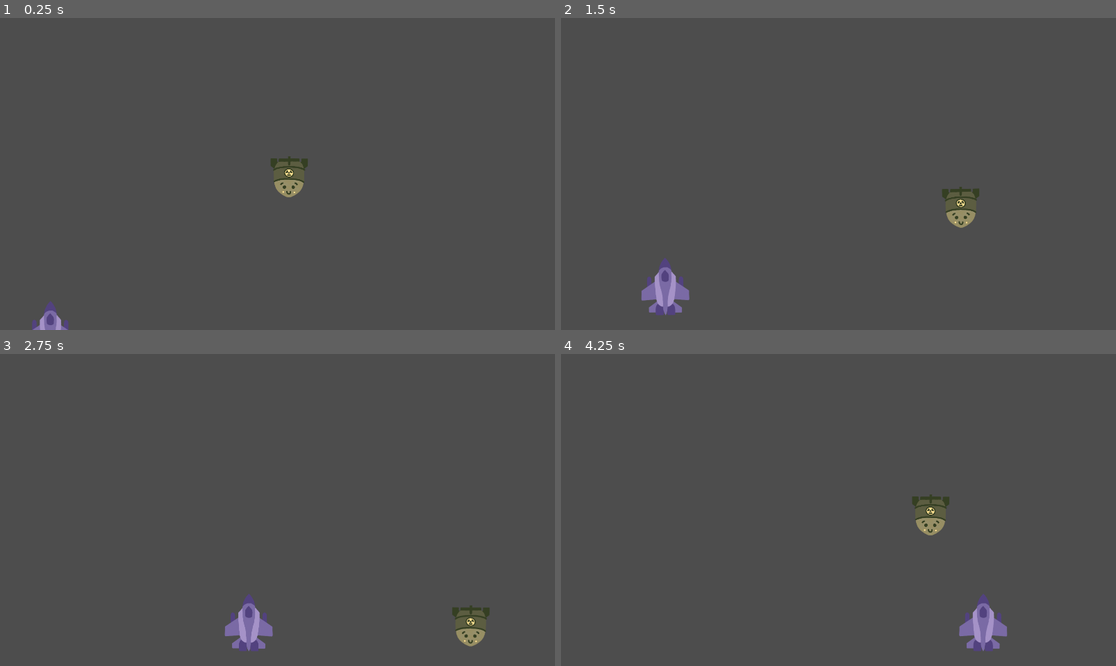
Above: before the commit, frames 1-4 (two rows, left to right).
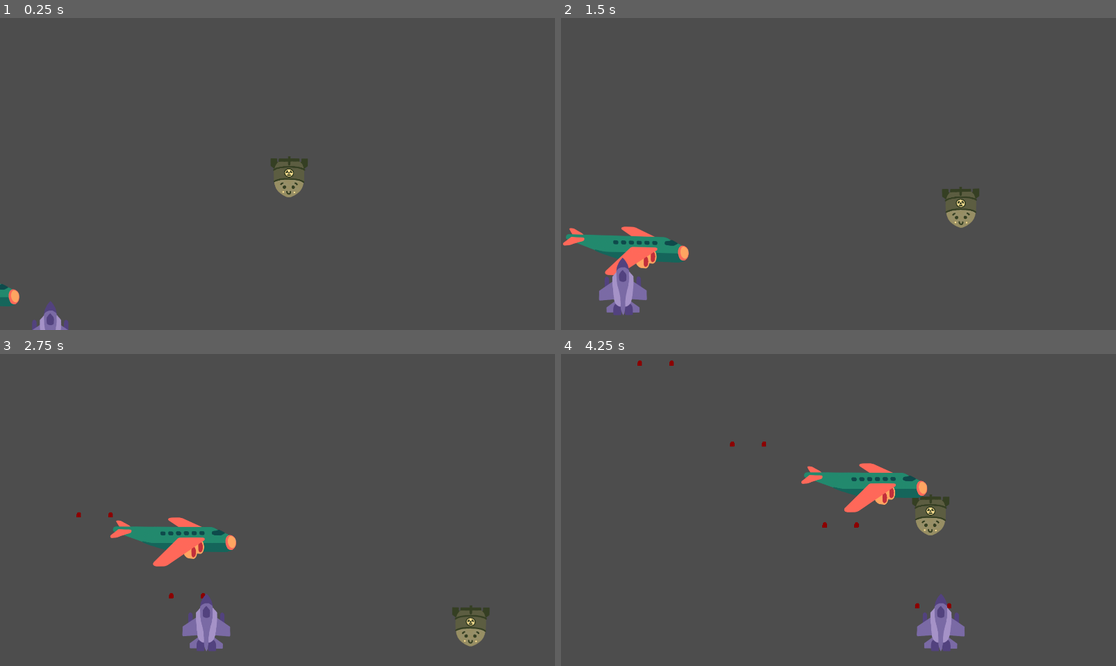
Above: after the commit, the same moments.

Repository: Hangover-Sunshine/DEFCON-JUNIOR
Game: Godot game, scene res://scenes/test/level_test.tscn
Two runs of this game, one before a commit and one after it. Both use one fixed random seed, a clock stepped at 60 frames per second and the inputs below. This scene is started directly instead of the project's main scene.
Inputs:
- Up to frame 1 (0.25 s): no input
- Up to frame 2 (1.5 s): hold D (right) 0.53-1.28 s; tap Shift (dash) at 0.6 s; hold S (down) from 1.28 s (still down); tap Space (fire) at 1.35 s
- Up to frame 3 (2.75 s): release S (down) at 2.03 s; hold D (right) from 2.03 s (still down); tap 1 (shield) at 2.1 s
- Up to frame 4 (4.25 s): release D (right) at 2.78 s; hold W (up) 2.78-3.53 s; tap Shift (dash) at 2.85 s; hold A (left) from 3.53 s (still down); tap Space (fire) at 3.6 s

The runs differ from the first frame. In frame 1, 0.2% of the frame differs, in the area x 0-4%, y 85-93%; in frame 2, 3.4%; in frame 3, 3.5%; in frame 4, 3.6%, in the area x 13-81%, y 2-96%.

Commit message:
jets shoot actual bullets

Diff:
--- a/autoloads/GlobalSignals.gd
+++ b/autoloads/GlobalSignals.gd
@@ -9,4 +9,5 @@
 
 signal player_died
 
+signal spawn_bullet(bullet:Projectile)
 signal rand_point_request(missile:Missile)
--- a/prefabs/entities/fighter.tscn
+++ b/prefabs/entities/fighter.tscn
@@ -1,7 +1,8 @@
-[gd_scene load_steps=6 format=3 uid="uid://c1tjek5op80ys"]
+[gd_scene load_steps=7 format=3 uid="uid://c1tjek5op80ys"]
 
 [ext_resource type="PackedScene" uid="uid://gww7h28trftn" path="res://prefabs/art/enemy/enemy_jet.tscn" id="1_6sdai"]
 [ext_resource type="Script" path="res://scripts/game/jet.gd" id="1_lj8gk"]
+[ext_resource type="PackedScene" uid="uid://cet4qeo3i75a3" path="res://prefabs/entities/projectile.tscn" id="2_ng4ax"]
 
 [sub_resource type="Gradient" id="Gradient_7tht3"]
 colors = PackedColorArray(0, 0, 0, 0.588235, 0.866667, 0.215686, 0.270588, 0.392157)
@@ -21,6 +22,8 @@
 script = ExtResource("1_lj8gk")
 BobLimits = 0.05
 NearnessToPlayer = 0.15
+Munition = ExtResource("2_ng4ax")
+BulletLifetime = 8.0
 
 [node name="AOE" type="TextureRect" parent="."]
 visible = false
@@ -54,7 +57,7 @@
 
 [node name="Right" type="Node2D" parent="Patterns"]
 
-[node name="Forward" type="Node2D" parent="Patterns"]
+[node name="Middle" type="Node2D" parent="Patterns"]
 
 [node name="FireTimer" type="Timer" parent="."]
 one_shot = true
@@ -68,7 +71,13 @@
 [node name="VisibleOnScreenNotifier2D" type="VisibleOnScreenNotifier2D" parent="."]
 rect = Rect2(-50, -10, 100, 110)
 
+[node name="PlayerDetector" type="Area2D" parent="."]
+
+[node name="CollisionPolygon2D" type="CollisionPolygon2D" parent="PlayerDetector"]
+polygon = PackedVector2Array(0, -98, -19, -73, -21, -51, -35, -36, -36, -18, -76, 11, -76, 46, -31, 43, -28, 55, -53, 73, -53, 89, 53, 88, 53, 74, 26, 53, 30, 43, 79, 46, 79, 13, 36, -16, 37, -34, 23, -50, 15, -75)
+
 [connection signal="timeout" from="FireTimer" to="." method="_on_fire_timer_timeout"]
 [connection signal="timeout" from="MoveTimer" to="." method="_on_move_timer_timeout"]
 [connection signal="timeout" from="BobTimer" to="." method="_on_bob_timer_timeout"]
 [connection signal="screen_exited" from="VisibleOnScreenNotifier2D" to="." method="_on_visible_on_screen_notifier_2d_screen_exited"]
+[connection signal="body_entered" from="PlayerDetector" to="." method="_on_player_detector_body_entered"]
--- a/prefabs/entities/obstruction.tscn
+++ /dev/null
@@ -1,25 +0,0 @@
-[gd_scene load_steps=4 format=3 uid="uid://03mboijeqm8h"]
-
-[ext_resource type="Script" path="res://scripts/game/obstruction.gd" id="1_ko87o"]
-[ext_resource type="Texture2D" uid="uid://btl2am3s4j70m" path="res://assets/temporary/Character_Lean.png" id="1_wnurn"]
-
-[sub_resource type="RectangleShape2D" id="RectangleShape2D_sleee"]
-size = Vector2(180, 84)
-
-[node name="Obstruction" type="CharacterBody2D"]
-collision_layer = 4
-collision_mask = 24
-script = ExtResource("1_ko87o")
-HorizontalSpeed = 300.0
-VerticalSpeed = -125.0
-
-[node name="Sprite2D" type="Sprite2D" parent="."]
-modulate = Color(0.658824, 0.00392157, 0.94902, 1)
-rotation = 1.5708
-texture = ExtResource("1_wnurn")
-region_enabled = true
-region_rect = Rect2(192, 0, 96, 192)
-
-[node name="CollisionShape2D" type="CollisionShape2D" parent="."]
-shape = SubResource("RectangleShape2D_sleee")
-debug_color = Color(0, 0.6, 0.701961, 0.419608)
--- /dev/null
+++ b/prefabs/entities/plane.tscn
@@ -0,0 +1,23 @@
+[gd_scene load_steps=3 format=3 uid="uid://03mboijeqm8h"]
+
+[ext_resource type="Script" path="res://scripts/game/obstruction.gd" id="1_ko87o"]
+[ext_resource type="PackedScene" uid="uid://bfgxj2i15qqvr" path="res://prefabs/art/prop/prop_plane.tscn" id="3_el435"]
+
+[node name="PassengerPlane" type="CharacterBody2D"]
+collision_layer = 4
+collision_mask = 24
+script = ExtResource("1_ko87o")
+HorizontalSpeed = 300.0
+VerticalSpeed = -125.0
+
+[node name="Prop_Plane" parent="." instance=ExtResource("3_el435")]
+
+[node name="CollisionPolygon2D" type="CollisionPolygon2D" parent="."]
+polygon = PackedVector2Array(-209, -10, -129, -48, 205, -51, 209, -42, 13, 35, -192, 35, -211, 17)
+
+[node name="PlayerDetector" type="Area2D" parent="."]
+
+[node name="CollisionPolygon2D" type="CollisionPolygon2D" parent="PlayerDetector"]
+polygon = PackedVector2Array(-210, -10, -132, -49, 207, -53, 211, -42, 25, 32, -186, 35, -210, 21)
+
+[connection signal="body_entered" from="PlayerDetector" to="." method="_on_player_detector_body_entered"]
--- a/prefabs/entities/player.tscn
+++ b/prefabs/entities/player.tscn
@@ -4,7 +4,7 @@
 [ext_resource type="PackedScene" uid="uid://dny78qniqp7xr" path="res://prefabs/art/pc_skeleton.tscn" id="1_sgups"]
 
 [sub_resource type="CapsuleShape2D" id="CapsuleShape2D_reof2"]
-radius = 53.0
+radius = 49.0
 height = 134.0
 
 [sub_resource type="CircleShape2D" id="CircleShape2D_4vbqq"]
--- /dev/null
+++ b/prefabs/entities/projectile.tscn
@@ -0,0 +1,28 @@
+[gd_scene load_steps=3 format=3 uid="uid://cet4qeo3i75a3"]
+
+[ext_resource type="Script" path="res://scripts/game/projectile.gd" id="1_ecmd5"]
+[ext_resource type="Texture2D" uid="uid://dubfevc8seijr" path="res://assets/particle/Bullet.png" id="1_wij8t"]
+
+[node name="Projectile" type="CharacterBody2D"]
+collision_layer = 0
+collision_mask = 0
+script = ExtResource("1_ecmd5")
+
+[node name="Bullet" type="Sprite2D" parent="."]
+rotation = 3.14159
+scale = Vector2(0.2, 0.2)
+texture = ExtResource("1_wij8t")
+
+[node name="CollisionPolygon2D" type="CollisionPolygon2D" parent="."]
+scale = Vector2(0.2, 0.2)
+polygon = PackedVector2Array(34, 46, 34, -15, 19, -43, -11, -43, -34, -14, -37, 45)
+
+[node name="Area2D" type="Area2D" parent="."]
+collision_layer = 0
+collision_mask = 0
+
+[node name="CollisionPolygon2D" type="CollisionPolygon2D" parent="Area2D"]
+scale = Vector2(0.2, 0.2)
+polygon = PackedVector2Array(34, 46, 34, -15, 19, -43, -11, -43, -34, -14, -37, 45)
+
+[connection signal="body_entered" from="Area2D" to="." method="_on_area_2d_body_entered"]
--- a/scenes/test/level_test.tscn
+++ b/scenes/test/level_test.tscn
@@ -1,29 +1,33 @@
-[gd_scene load_steps=7 format=3 uid="uid://cpailpewyhwmi"]
+[gd_scene load_steps=8 format=3 uid="uid://cpailpewyhwmi"]
 
 [ext_resource type="Script" path="res://scripts/dummy_scripts/test_level.gd" id="1_27lr5"]
 [ext_resource type="PackedScene" uid="uid://cff0irid7qcej" path="res://prefabs/entities/player.tscn" id="1_gbqr6"]
-[ext_resource type="PackedScene" uid="uid://03mboijeqm8h" path="res://prefabs/entities/obstruction.tscn" id="2_d4dbm"]
+[ext_resource type="PackedScene" uid="uid://03mboijeqm8h" path="res://prefabs/entities/plane.tscn" id="2_d4dbm"]
 [ext_resource type="PackedScene" uid="uid://dorjaeeve6s2m" path="res://prefabs/entities/fat_missle.tscn" id="5_5a7cp"]
 [ext_resource type="PackedScene" uid="uid://d25674hcnx2dd" path="res://prefabs/systems/rand_position.tscn" id="5_ak8me"]
 [ext_resource type="PackedScene" uid="uid://c1tjek5op80ys" path="res://prefabs/entities/fighter.tscn" id="6_4i3j8"]
+[ext_resource type="Script" path="res://scripts/game/bullet_spawn.gd" id="7_xoamy"]
 
 [node name="Game" type="Node2D"]
 script = ExtResource("1_27lr5")
 
+[node name="RandPosition" parent="." instance=ExtResource("5_ak8me")]
+
+[node name="BulletSpawn" type="Node2D" parent="."]
+script = ExtResource("7_xoamy")
+
 [node name="Player" parent="." instance=ExtResource("1_gbqr6")]
 position = Vector2(1000, 550)
 
-[node name="Obstruction" parent="." instance=ExtResource("2_d4dbm")]
-process_mode = 4
-position = Vector2(-129, 986)
+[node name="Plane" parent="." instance=ExtResource("2_d4dbm")]
+position = Vector2(-222, 993)
+MovesHorizontally = true
 
 [node name="FatMissile" parent="." instance=ExtResource("5_5a7cp")]
 process_mode = 4
 LockDistance = 375.0
 
-[node name="RandPosition" parent="." instance=ExtResource("5_ak8me")]
-
 [node name="Fighter" parent="." instance=ExtResource("6_4i3j8")]
 RushSpeed = 900.0
-FollowAndBob = true
+BobOnTimer = true
 NearnessToPlayer = 0.2
--- /dev/null
+++ b/scripts/game/bullet_spawn.gd
@@ -0,0 +1,9 @@
+extends Node2D
+
+func _ready():
+	GlobalSignals.connect("spawn_bullet", _spawn_bullet)
+##
+
+func _spawn_bullet(projectile):
+	add_child(projectile)
+##
--- a/scripts/game/jet.gd
+++ b/scripts/game/jet.gd
@@ -44,6 +44,7 @@
 @export_category("Projectile")
 @export var Munition:Resource
 @export var BulletSpeed:float = 350
+@export var BulletLifetime:float = 5
 @export var RandomizePattern:bool = false
 @export var UsePattern:SprayPattern = SprayPattern.BOTH
 
@@ -65,6 +66,9 @@
 var pf_bob_bounds:Vector2
 var curr_limits:Vector2
 
+var pattern:int
+var spawn_pos
+
 func _ready():
 	assert(!(BobLeftAndRight and BobOnTimer), "Too many behaviors!")
 
@@ -74,6 +78,14 @@
 	starting_position = Vector2(randf_range(bob_limits.x, bob_limits.y), StartingYPosition)
 	global_position.x = starting_position.x
 	global_position.y = StartingYPosition + 200
+
+	if RandomizePattern:
+		pass
+	else:
+		pattern = UsePattern
+	##
+
+	spawn_pos = $Patterns.get_child(pattern).get_children()
 ##
 
 func _physics_process(delta):
@@ -84,8 +96,12 @@
 			jet_state = JetState.SHOOT
 			fire_timer.start(FireTime)
 
-			velocity.x = [-1, 1][randi() % 2] * BobSpeed
+			if BobOnTimer or BobLeftAndRight or FollowAndBob:
+				velocity.x = [-1, 1][randi() % 2] * BobSpeed
+			##
+
 			curr_limits = bob_limits
+
 			if BobOnTimer:
 				bob_timer.start(randf_range(BobTimer.x, BobTimer.y))
 			##
@@ -116,6 +132,7 @@
 												(500 / (RushTelegraphTimer - 0.1)) * delta)
 	elif jet_state == JetState.RUSH:
 		velocity.y = -RushSpeed
+		print(velocity)
 		move_and_slide()
 	##
 ##
@@ -128,8 +145,10 @@
 		velocity.x = 0
 		move_timer.start(RushTelegraphTimer)
 	elif jet_state == JetState.TELEGRAPH:
+		velocity.x = 0
 		aoe.visible = false
 		fire_timer.stop()
+		bob_timer.stop()
 		jet_state = JetState.RUSH
 	elif jet_state == JetState.RESPAWN:
 		jet_state = JetState.SPAWN
@@ -137,7 +156,13 @@
 ##
 
 func _on_fire_timer_timeout():
-	print("SPAWN")
+	for sp in spawn_pos:
+		var bullet = Munition.instantiate()
+		GlobalSignals.emit_signal("spawn_bullet", bullet)
+		bullet.setup(BulletSpeed, 2, 1, BulletLifetime)
+		bullet.global_position = sp.global_position
+	##
+
 	fire_timer.start(FireTime)
 ##
 
@@ -155,3 +180,14 @@
 	global_position.y = StartingYPosition + 200
 	move_timer.start(randf_range(ReturnTimerRange.x, ReturnTimerRange.y))
 ##
+
+func _on_player_detector_body_entered(body):
+	# TODO: play explosion and kill self
+	body.hit()
+	queue_free()
+##
+
+func hit():
+	# play explosion, sfx, whatever, just die
+	queue_free()
+##
--- a/scripts/game/obstruction.gd
+++ b/scripts/game/obstruction.gd
@@ -8,13 +8,10 @@
 var facing_right:bool = false
 
 func _ready():
-	if VerticalSpeed > 0:
+	if HorizontalSpeed > 0:
 		facing_right = true
+		$Prop_Plane.scale.x = -1
 	##
-##
-
-func hit():
-	pass
 ##
 
 func _physics_process(delta):
@@ -26,3 +23,14 @@
 
 	move_and_slide()
 ##
+
+func hit():
+	# play explosion, sfx, whatever, just die
+	queue_free()
+##
+
+func _on_player_detector_body_entered(body):
+	# TODO: fun death
+	body.hit()
+	queue_free()
+##
--- a/scripts/game/player.gd
+++ b/scripts/game/player.gd
@@ -127,8 +127,6 @@
 		return
 	##
 
-	# check if projectile or ship
-	# area.hit() # play explosion, sfx, whatever, just die
 	damaged_timer.start(TimeToNextDamage)
 ##
 
@@ -142,7 +140,7 @@
 ##
 
 func _on_shield_area_area_entered(area):
-	pass # area.hit() # play explosion, sfx, whatever, just die
+	area.hit()
 ##
 
 func _on_gun_timer_timeout():
--- /dev/null
+++ b/scripts/game/projectile.gd
@@ -0,0 +1,44 @@
+extends CharacterBody2D
+class_name Projectile
+
+@onready var hit_area = $Area2D
+
+var timer:float
+var time_to_despawn:float
+
+func setup(speed, on_layer, collide_with, time_to_despawn):
+	collision_layer = on_layer
+	hit_area.collision_mask = collide_with
+
+	self.time_to_despawn = time_to_despawn
+
+	if on_layer == 2:
+		$Bullet.modulate = Color.DARK_RED
+		velocity = speed * Vector2(0, -1)
+	else:
+		$Bullet.modulate = Color.DARK_GREEN
+		$Bullet.rotation = 0
+		velocity = speed * Vector2(0, 1)
+	##
+##
+
+func _physics_process(delta):
+	timer += delta
+
+	if timer >= time_to_despawn:
+		queue_free()
+		return
+	##
+
+	move_and_slide()
+##
+
+func _on_area_2d_body_entered(body):
+	body.hit()
+	queue_free()
+##
+
+func hit():
+	# play explosion, sfx, whatever, just die
+	queue_free()
+##
